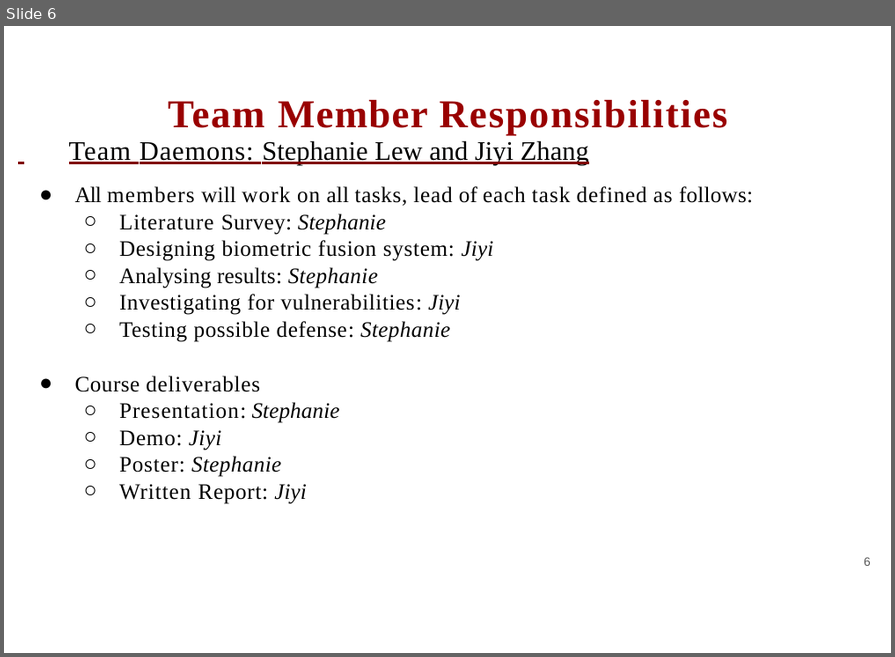
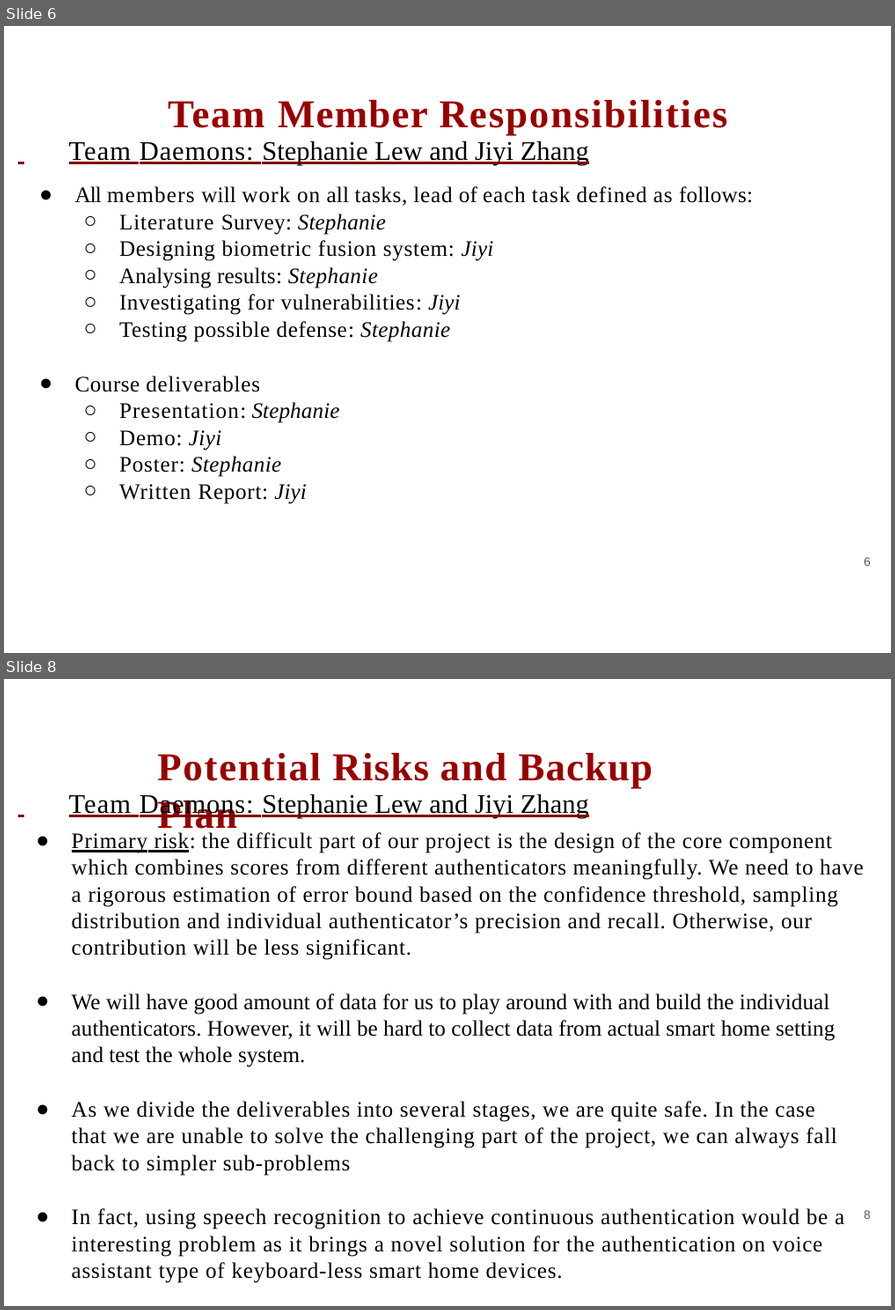
Before and after one commit to slewyh/iot-sec, a slide deck: docs/sow_slides.pptx. Shown one above the other, each under a label of ours: slide 6 before the commit, slides 6 and 8 after it; the slides between them are not shown. The pictures are 895x657 and 895x1310 pixels, drawn with LibreOffice and Linux fonts; fonts in the diff are those of the drawing; background and template pictures are left out. Boxes give left, top, right and bottom in pixels: in the first picture for what was removed or moved away, otherwise in the second. Text is boxed around its words. In the diff, an @@ line names an element or a change of style, - is before the commit and + after.

```diff
--- a/docs/sow_slides.pptx
+++ b/docs/sow_slides.pptx
@@ slide 8 added at box(4, 679, 891, 1306), background #FFFFFF @@
@@ title added at box(157, 753, 653, 836), 37.5 pt, text #990000, bold @@
+Potential Risks and Backup Plan
@@ text added at box(69, 793, 864, 1283), 21 pt, text #000000 @@
+Team Daemons: Stephanie Lew and Jiyi Zhang
+● Primary risk: the difficult part of our project is the design of the core component which combines scores from different authenticators meaningfully. We need to have a rigorous estimation of error bound based on the confidence threshold, sampling distribution and individual authenticator’s precision and recall. Otherwise, our contribution will be less significant.
+● We will have good amount of data for us to play around with and build the individual authenticators. However, it will be hard to collect data from actual smart home setting and test the whole system.
+● As we divide the deliverables into several stages, we are quite safe. In the case that we are unable to solve the challenging part of the project, we can always fall back to simpler sub-problems
+● In fact, using speech recognition to achieve continuous authentication would be a interesting problem as it brings a novel solution for the authentication on voice assistant type of keyboard-less smart home devices.
@@ page number added at box(864, 1210, 871, 1218), 11.5 pt, text #595959 @@
+8
```
Also in this commit, not shown: 3 slides changed, 3 other slides added, 4 slides removed.
